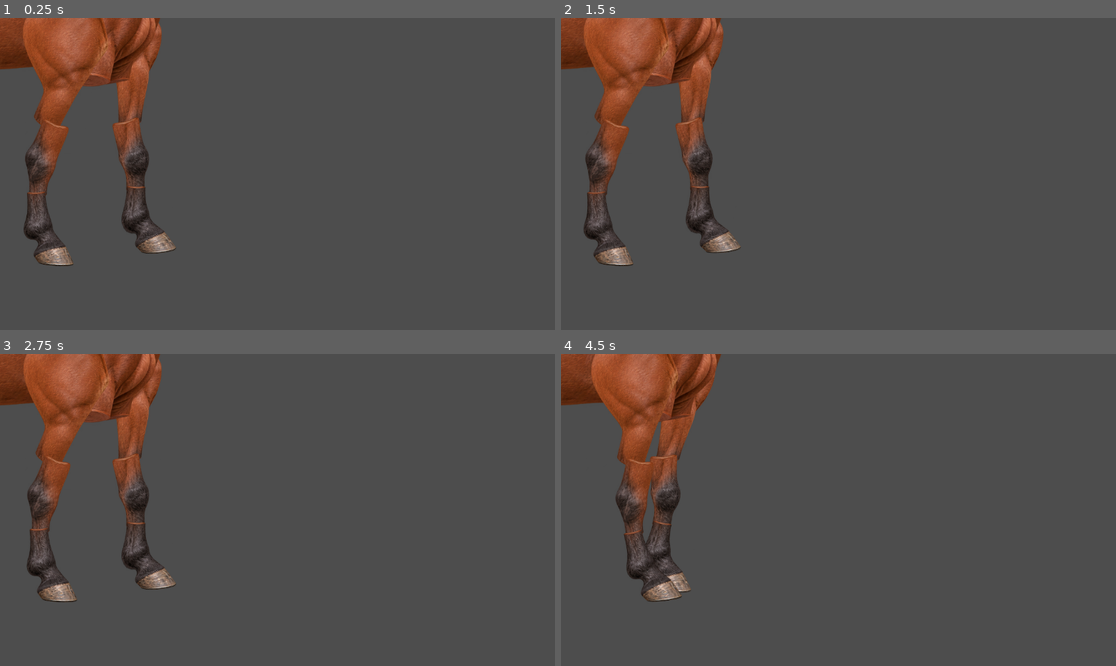
Above: before the commit, frames 1-4 (two rows, left to right).
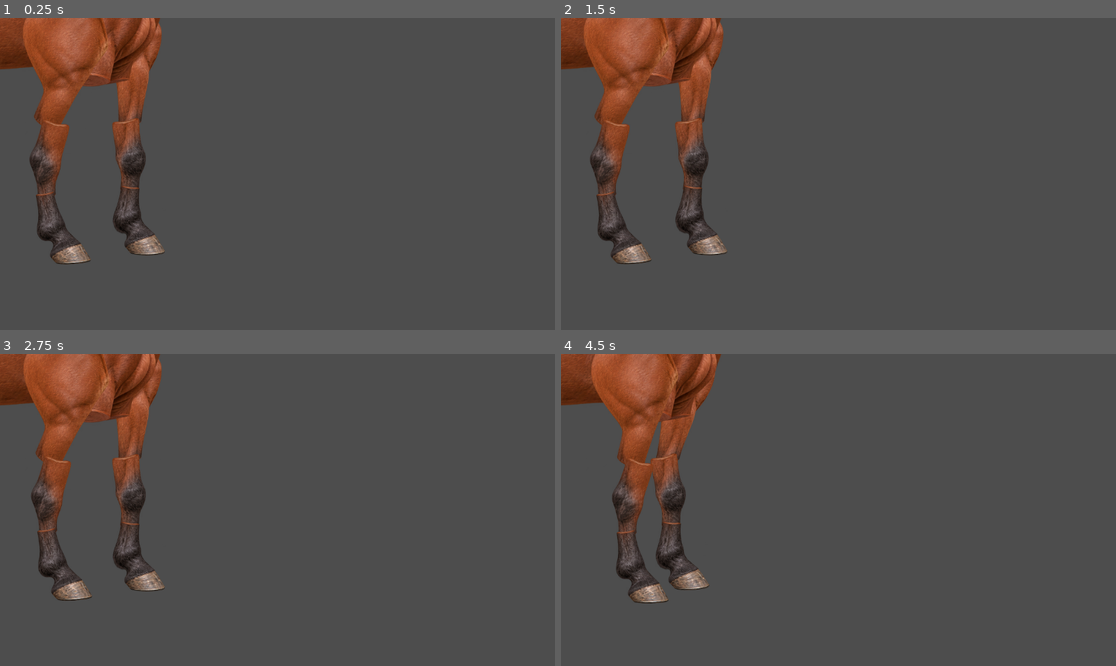
Above: after the commit, the same moments.

Repository: marceldubrig-hash/Pferd-und-Steve
Game: Godot game, scene res://scenes/horse_cutout_rig.tscn
Same seed, same stepped clock (60 frames per second), same inputs: the game is played once before the commit and once after it. This scene is started directly instead of the project's main scene.
Inputs (mouse positions are in pixels of both pictures, inside the frame that each line leads up to):
- Up to frame 1 (0.25 s): no input
- Up to frame 2 (1.5 s): move the mouse to (960, 158) at 0.52 s; click (960, 158) at 0.67 s; drag from (727, 189) to (810, 236) at 1.27 s
- Up to frame 3 (2.75 s): move the mouse to (333, 441) at 2.02 s; click (333, 441) at 2.17 s
- Up to frame 4 (4.5 s): drag from (810, 572) to (672, 463) at 2.77 s; move the mouse to (1005, 556) at 3.52 s; click (1005, 556) at 3.67 s; drag from (672, 463) to (755, 432) at 4.27 s

The runs differ from the first frame. In frame 1, 2.9% of the frame differs, in the area x 4-32%, y 31-80%; in frame 2, 3.1%, in the area x 4-33%, y 31-80%; in frame 3, 2.8%; in frame 4, 2.8%.

Commit message:
Add lower leg counter swing

Diff:
--- a/scenes/horse_cutout_rig.tscn
+++ b/scenes/horse_cutout_rig.tscn
@@ -208,6 +208,54 @@
 "update": 0,
 "values": [0.0]
 }
+tracks/4/type = "value"
+tracks/4/imported = false
+tracks/4/enabled = true
+tracks/4/path = NodePath("FrontNear/Upper/LowerPivot:rotation")
+tracks/4/interp = 1
+tracks/4/loop_wrap = true
+tracks/4/keys = {
+"times": PackedFloat32Array(0),
+"transitions": PackedFloat32Array(1),
+"update": 0,
+"values": [0.0]
+}
+tracks/5/type = "value"
+tracks/5/imported = false
+tracks/5/enabled = true
+tracks/5/path = NodePath("HindFar/Upper/LowerPivot:rotation")
+tracks/5/interp = 1
+tracks/5/loop_wrap = true
+tracks/5/keys = {
+"times": PackedFloat32Array(0),
+"transitions": PackedFloat32Array(1),
+"update": 0,
+"values": [0.0]
+}
+tracks/6/type = "value"
+tracks/6/imported = false
+tracks/6/enabled = true
+tracks/6/path = NodePath("FrontFar/Upper/LowerPivot:rotation")
+tracks/6/interp = 1
+tracks/6/loop_wrap = true
+tracks/6/keys = {
+"times": PackedFloat32Array(0),
+"transitions": PackedFloat32Array(1),
+"update": 0,
+"values": [0.0]
+}
+tracks/7/type = "value"
+tracks/7/imported = false
+tracks/7/enabled = true
+tracks/7/path = NodePath("HindNear/Upper/LowerPivot:rotation")
+tracks/7/interp = 1
+tracks/7/loop_wrap = true
+tracks/7/keys = {
+"times": PackedFloat32Array(0),
+"transitions": PackedFloat32Array(1),
+"update": 0,
+"values": [0.0]
+}
 
 [sub_resource type="Animation" id="Animation_walk_test"]
 resource_name = "walk_test"
@@ -261,6 +309,54 @@
 "update": 0,
 "values": [0.0, -0.0698132, 0.0, 0.0872665, 0.0]
 }
+tracks/4/type = "value"
+tracks/4/imported = false
+tracks/4/enabled = true
+tracks/4/path = NodePath("FrontNear/Upper/LowerPivot:rotation")
+tracks/4/interp = 1
+tracks/4/loop_wrap = true
+tracks/4/keys = {
+"times": PackedFloat32Array(0, 0.28, 0.58, 0.88, 1.2),
+"transitions": PackedFloat32Array(1, 1, 1, 1, 1),
+"update": 0,
+"values": [0.0, -0.139626, 0.0, 0.10472, 0.0]
+}
+tracks/5/type = "value"
+tracks/5/imported = false
+tracks/5/enabled = true
+tracks/5/path = NodePath("HindFar/Upper/LowerPivot:rotation")
+tracks/5/interp = 1
+tracks/5/loop_wrap = true
+tracks/5/keys = {
+"times": PackedFloat32Array(0, 0.34, 0.64, 0.94, 1.2),
+"transitions": PackedFloat32Array(1, 1, 1, 1, 1),
+"update": 0,
+"values": [0.0, -0.10472, 0.0, 0.0872665, 0.0]
+}
+tracks/6/type = "value"
+tracks/6/imported = false
+tracks/6/enabled = true
+tracks/6/path = NodePath("FrontFar/Upper/LowerPivot:rotation")
+tracks/6/interp = 1
+tracks/6/loop_wrap = true
+tracks/6/keys = {
+"times": PackedFloat32Array(0, 0.3, 0.6, 0.9, 1.2),
+"transitions": PackedFloat32Array(1, 1, 1, 1, 1),
+"update": 0,
+"values": [0.0, 0.10472, 0.0, -0.139626, 0.0]
+}
+tracks/7/type = "value"
+tracks/7/imported = false
+tracks/7/enabled = true
+tracks/7/path = NodePath("HindNear/Upper/LowerPivot:rotation")
+tracks/7/interp = 1
+tracks/7/loop_wrap = true
+tracks/7/keys = {
+"times": PackedFloat32Array(0, 0.36, 0.66, 0.96, 1.2),
+"transitions": PackedFloat32Array(1, 1, 1, 1, 1),
+"update": 0,
+"values": [0.0, 0.0872665, 0.0, -0.10472, 0.0]
+}
 
 [sub_resource type="AnimationLibrary" id="AnimationLibrary_walk"]
 _data = {
